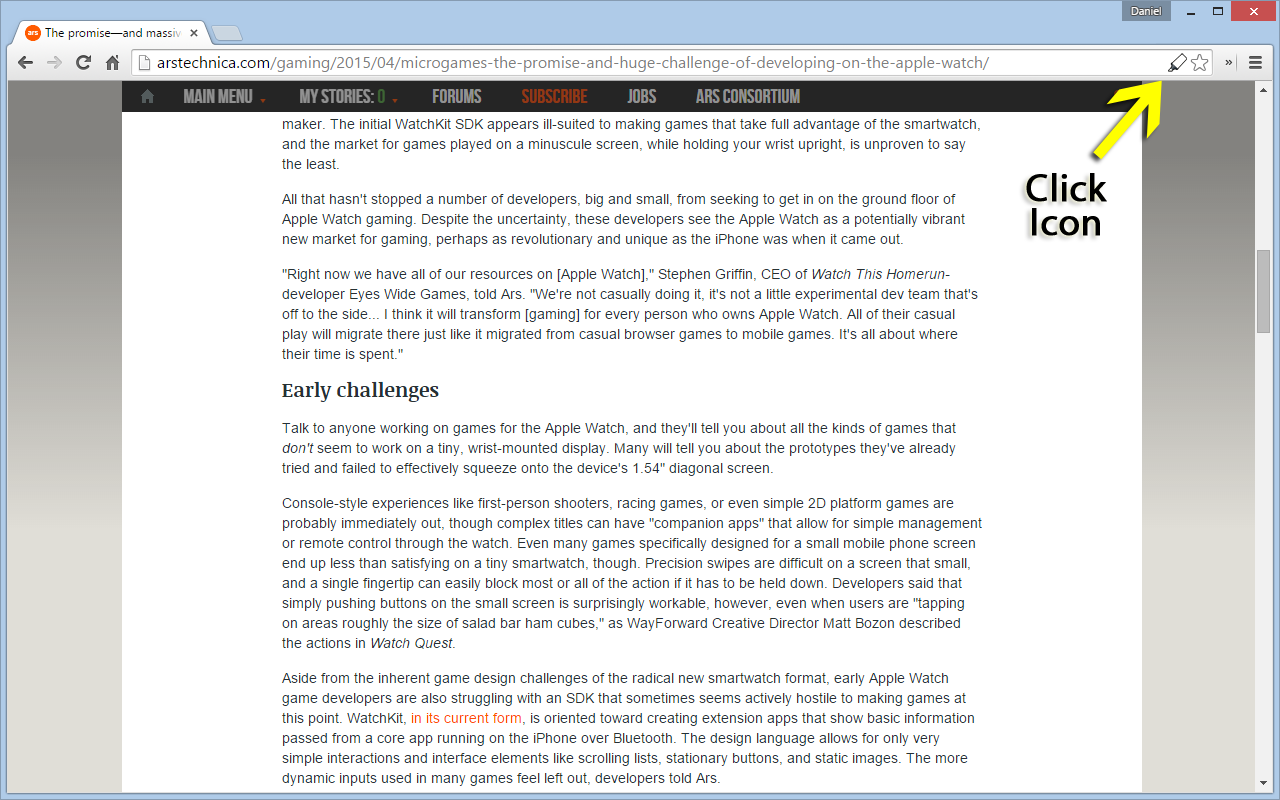
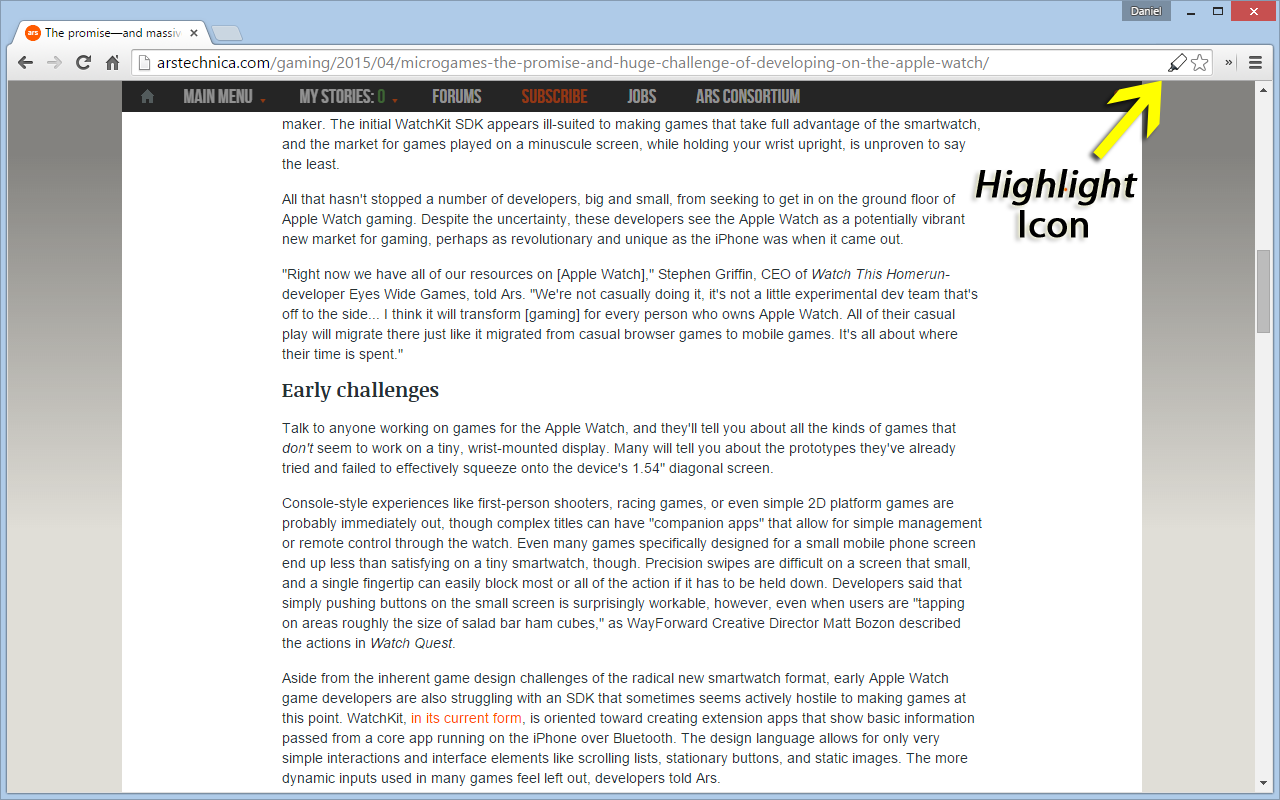
Revision of a layered (1280, 800) image; what changed, layer by layer:
renamed "Click Icon" to "Highlight Icon", painted on it over [976,169,1138,238]
painted on "Background" over [1063,186,1069,193]
